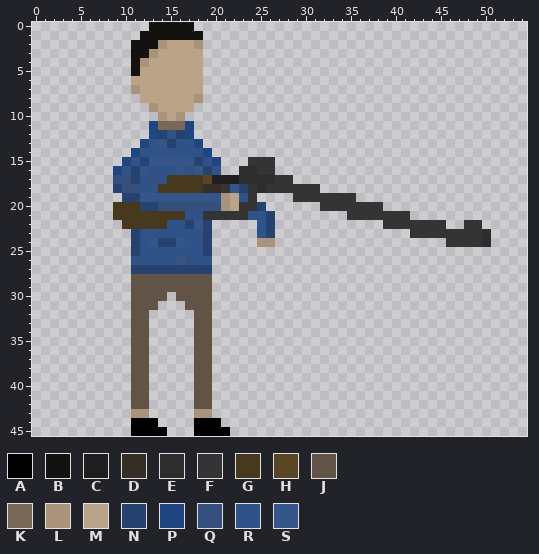
Edited in one commit: pixel-art sprite (assets/images/shotgunReload3.png). This is how it looked before the edit.
The file is 110x92 pixels, drawn in blocks of 2x2; one block is one cell here. Colours within 5 levels of each other are drawn and written as one.
Palette (. is transparent): A #000000  B #131210  C #1e1e1e  D #342e24  E #2d2d2d  F #343434  G #47391e  H #584525  J #615446  K #7a6957  L #a9937b  M #bba388  N #26426f  P #1f4681  Q #35507c  R #2f5289  S #365689
Pixels before (only the part around the change), first column x 1:
 0 ............BBBBB..........
 1 ...........BBBBBBB.........
 2 ..........BBBLMMML.........
 3 ..........BBLMMMMM.........
 4 ..........BLMMMMMM.........
 5 ..........BMMMMMMM.........
 6 ..........MMMMMMMM.........
 7 ..........LMMMMMMM.........
 8 ...........MMMMMML.........
 9 ............LMMMM..........
10 .............LML...........
11 ............PKKKP..........
12 ............PNRNP..........
13 ...........PRSNRRP.........
14 ..........PRRRRRRRP........
15 .........PRNSSSSSNRP...FFF.
16 ........PRNSRRRSRSNR..EEFF.
17 ........QQNRQRGGGGHCCCEEEEF
18 ........NQQRRGGGGGDDFSNFEFF
19 .........NNSSSSSSSSSLMRF...
20 ........GGGNNQQQQQQQLMFFN..
21 ........GGGGGGGGRRFFFFFRRN.
22 .........GGGGGRRNSN.....RN.
23 ..........NRRRRRRRN.....RN.
Once edited:
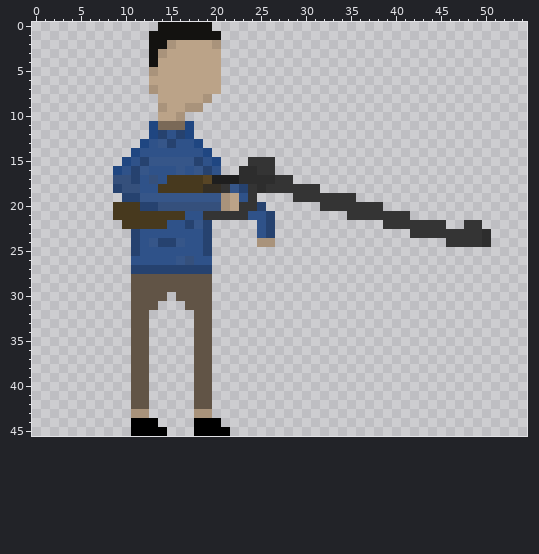
From the commit log: changed upgraded heart image and updated reload animations
Difference:
Changed rows in their new state; - is an unchanged pixel.
first column x 11:
 0 --.----BB-
 1 -.------BB
 2 ..-BL--MML
 3 ..BL----MM
 4 ..B-----MM
 5 ..L-----MM
 6 ..------MM
 7 ..L-----MM
 8 -..----ML-
 9 --.L--LL--
10 ---M------
Where, in picture pixels (left, top, right, bottom), the same in both pictures:
changed: (131, 22, 221, 121)
